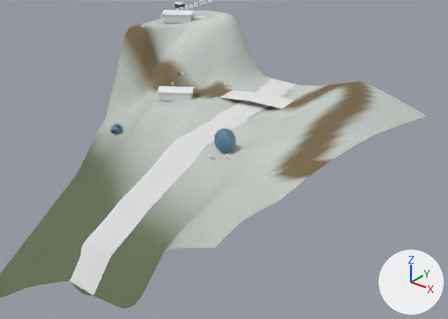
An edit to the glTF model eloria-assets/maps/nymara-regions/whitehorn_range/chunks/06_04/world.glb, drawn before and after from the same camera.
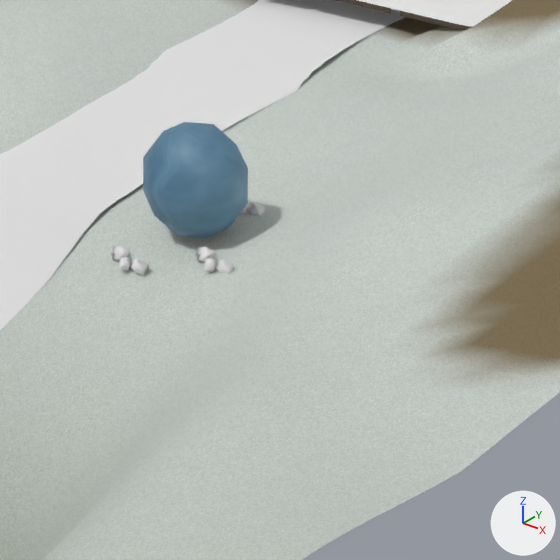
Each version is shown whole from a 50 mm camera at (180.0, -330.0, 226.0) aimed at (92.5, -220.6, 158.2), then close up on the part from 41% to 67% of the width and 32% to 69% of the height. Every picture has the same lights, and +X, +Y and +Z are marked at lower right. The first two pictures are the older version. Where no turn or scale is listed for an object, it has been applied to the vertices.

In view in the first close-up: 'Outcrop_0025_0_Prop_serac_0008', 'Outcrop_0025_1_Prop_rocks_0058', 'Outcrop_0025_2_Prop_rocks_0058', 'Outcrop_0025_3_Prop_rocks_0058', 'Terrain_whitehorn_range_06_04', 'Walk_ContinentalBridgeUnion_003_whitehorn_range', 'Water_whitehorn_range_06_04' and 1 more.
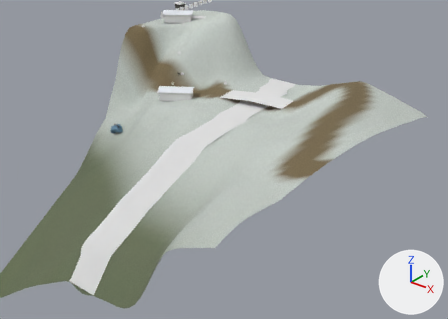
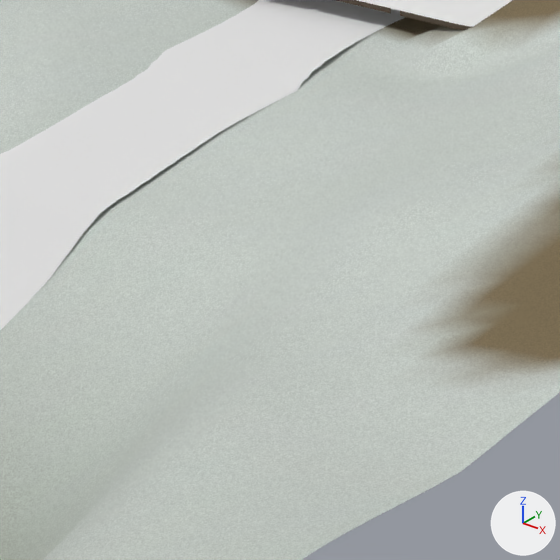
Where the change shows, as pixel boxes (x1, y1, x2, y2) in the close-ups (560 x 560 px):
```json
{"object": "Outcrop_0025_0_Prop_serac_0008", "change": "deleted", "before": [143, 122, 248, 238], "on screen": "blue"}
{"object": "Outcrop_0025_1_Prop_rocks_0058", "change": "deleted", "before": [110, 245, 149, 276]}
{"object": "Outcrop_0025_2_Prop_rocks_0058", "change": "deleted", "before": [195, 246, 234, 274]}
{"object": "Outcrop_0025_3_Prop_rocks_0058", "change": "deleted", "before": [241, 201, 266, 216]}
```

Edits to the scene script, one JSON object a line:
```json
{"op": "remove", "block": "ob_outcrop_0025_0_prop_serac_0008", "code": ["ob_outcrop_0025_0_prop_serac_0008 = bpy.data.objects.new('Outcrop_0025_0_Prop_serac_0008', me_serac_0)", "ob_outcrop_0025_0_prop_serac_0008.location = (91.38, -218.81, 162.56)"]}
{"op": "remove", "block": "ob_outcrop_0025_1_prop_rocks_0058", "code": ["ob_outcrop_0025_1_prop_rocks_0058 = bpy.data.objects.new('Outcrop_0025_1_Prop_rocks_0058', me_rocks_1)", "ob_outcrop_0025_1_prop_rocks_0058.parent = ob_whitehorn_range_outcrop_0025_1_prop_rocks_0058_worldplacement", "ob_outcrop_0025_1_prop_rocks_0058.location = (-100.3, 172.8, 58.9)", "ob_outcrop_0025_1_prop_rocks_0058.rotation_euler = (0.0, 0.0, 1.354)  # degrees (0, 0, 78)", "ob_outcrop_0025_1_prop_rocks_0058.scale = (1.06, 1.06, 1.06)"]}
{"op": "remove", "block": "ob_outcrop_0025_2_prop_rocks_0058", "code": ["ob_outcrop_0025_2_prop_rocks_0058 = bpy.data.objects.new('Outcrop_0025_2_Prop_rocks_0058', me_rocks_1)", "ob_outcrop_0025_2_prop_rocks_0058.parent = ob_whitehorn_range_outcrop_0025_2_prop_rocks_0058_worldplacement", "ob_outcrop_0025_2_prop_rocks_0058.location = (-100.3, 172.8, 58.9)", "ob_outcrop_0025_2_prop_rocks_0058.rotation_euler = (0.0, 0.0, 1.354)  # degrees (0, 0, 78)", "ob_outcrop_0025_2_prop_rocks_0058.scale = (1.06, 1.06, 1.06)"]}
{"op": "remove", "block": "ob_outcrop_0025_3_prop_rocks_0058", "code": ["ob_outcrop_0025_3_prop_rocks_0058 = bpy.data.objects.new('Outcrop_0025_3_Prop_rocks_0058', me_rocks_1)", "ob_outcrop_0025_3_prop_rocks_0058.parent = ob_whitehorn_range_outcrop_0025_3_prop_rocks_0058_worldplacement", "ob_outcrop_0025_3_prop_rocks_0058.location = (-100.3, 172.8, 58.9)", "ob_outcrop_0025_3_prop_rocks_0058.rotation_euler = (0.0, 0.0, 1.354)  # degrees (0, 0, 78)", "ob_outcrop_0025_3_prop_rocks_0058.scale = (1.06, 1.06, 1.06)"]}
```
